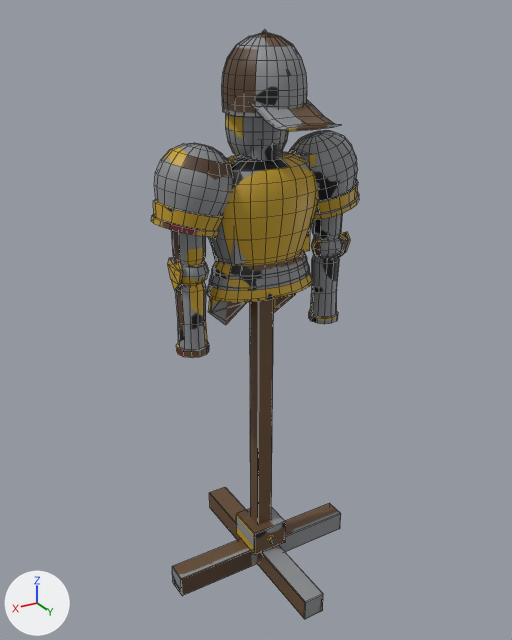
A saved change to the FBX model Assets/Models/ArtBible/Items/Late/ParadeArmourOnItsStand/ParadeArmourOnItsStand.fbx.
The view is the same before and after, from a camera (50 mm lens) standing at (1.148, 1.877, 1.944) and looking at (0.007, -0.024, 0.993). The axes (+X, +Y, +Z) are drawn at lower left. The lights are the same throughout. The picture after the commit comes second. Mesh edges are drawn as thin lines.

The first picture shows 'ParadeArmourOnItsStand'.
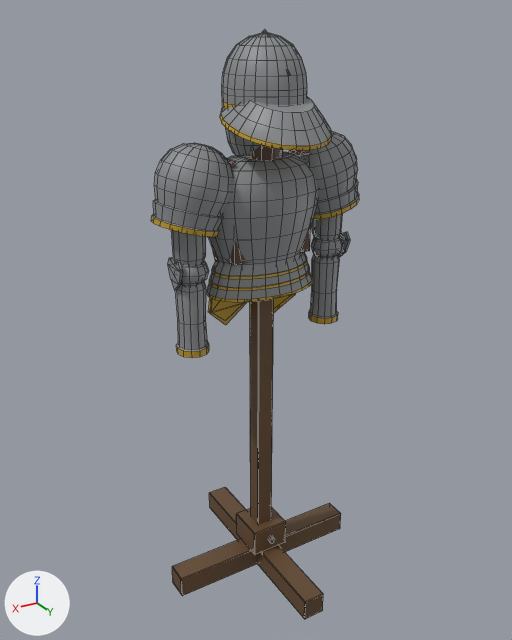
Where the change shows, as pixel boxes (x1, y1, x2, y2) in the pictures (512 x 640 px):
```json
{"part": 1, "of": "me_paradearmouronitsstand", "change": "built on", "before": [250, 100, 340, 131], "after": [220, 97, 332, 150]}
{"part": 2, "of": "me_paradearmouronitsstand", "change": "surface changed", "before": [151, 29, 359, 619], "after": [151, 29, 359, 619]}
```

Scene script edits in JSON lines:
```json
{"block": "me_paradearmouronitsstand", "where": "# used by ob_paradearmouronitsstand; location = (0.0, 0.0, 0.0)"}
{"op": "remove", "block": "me_paradearmouronitsstand", "code": "me_paradearmouronitsstand.from_pydata(...)  # 2155 vertices, 2011 faces; spans x -0.37..0.37, y -0.36..0.36, z 0.0..1.91"}
{"op": "add", "block": "me_paradearmouronitsstand", "code": "me_paradearmouronitsstand.from_pydata(...)  # 2211 vertices, 2051 faces; spans x -0.37..0.37, y -0.36..0.36, z 0.0..1.91"}
{"block": "me_paradearmouronitsstand", "change": "me_paradearmouronitsstand part 1"}
{"block": "me_paradearmouronitsstand", "change": "6 vertices are removed from x -0.1..0.1, y 0.23, z 1.66..1.67"}
{"block": "me_paradearmouronitsstand", "change": "20 faces are deleted"}
{"block": "me_paradearmouronitsstand", "change": "34 vertices move from x -0.1..0.1, y 0.05..0.26, z 1.66..1.74 to x -0.09..0.16, y 0.0..0.25, z 1.6..1.75"}
{"block": "me_paradearmouronitsstand", "change": "62 vertices are added at x -0.16..0.15, y -0.1..0.23, z 1.61..1.75"}
{"block": "me_paradearmouronitsstand", "change": "60 new faces join them"}
{"block": "me_paradearmouronitsstand", "change": "me_paradearmouronitsstand part 2: 1979 kept faces spanning x -0.37..0.37, y -0.36..0.36, z 0.0..1.91 get new texture (UV) coordinates"}
```
